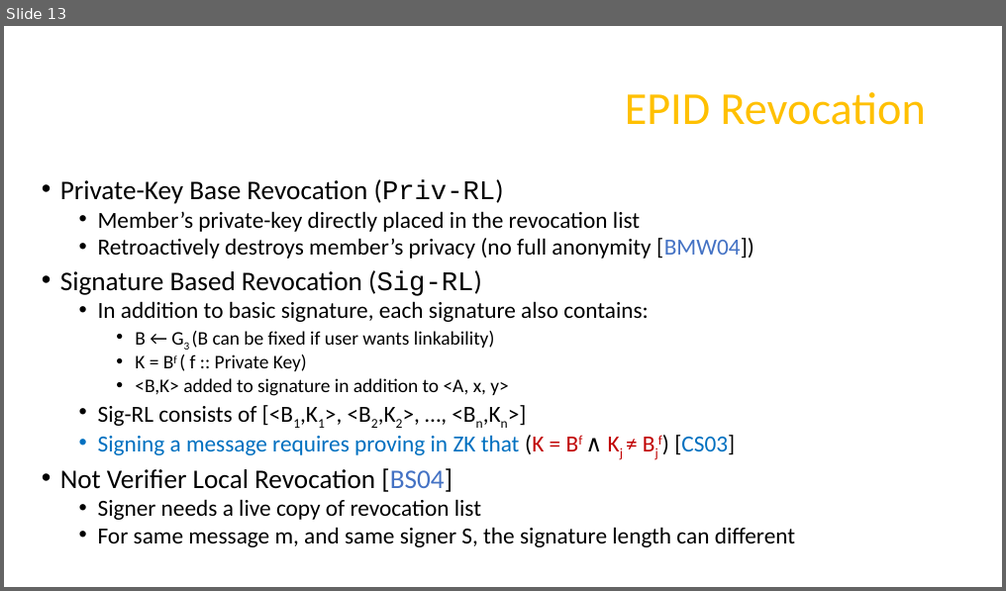
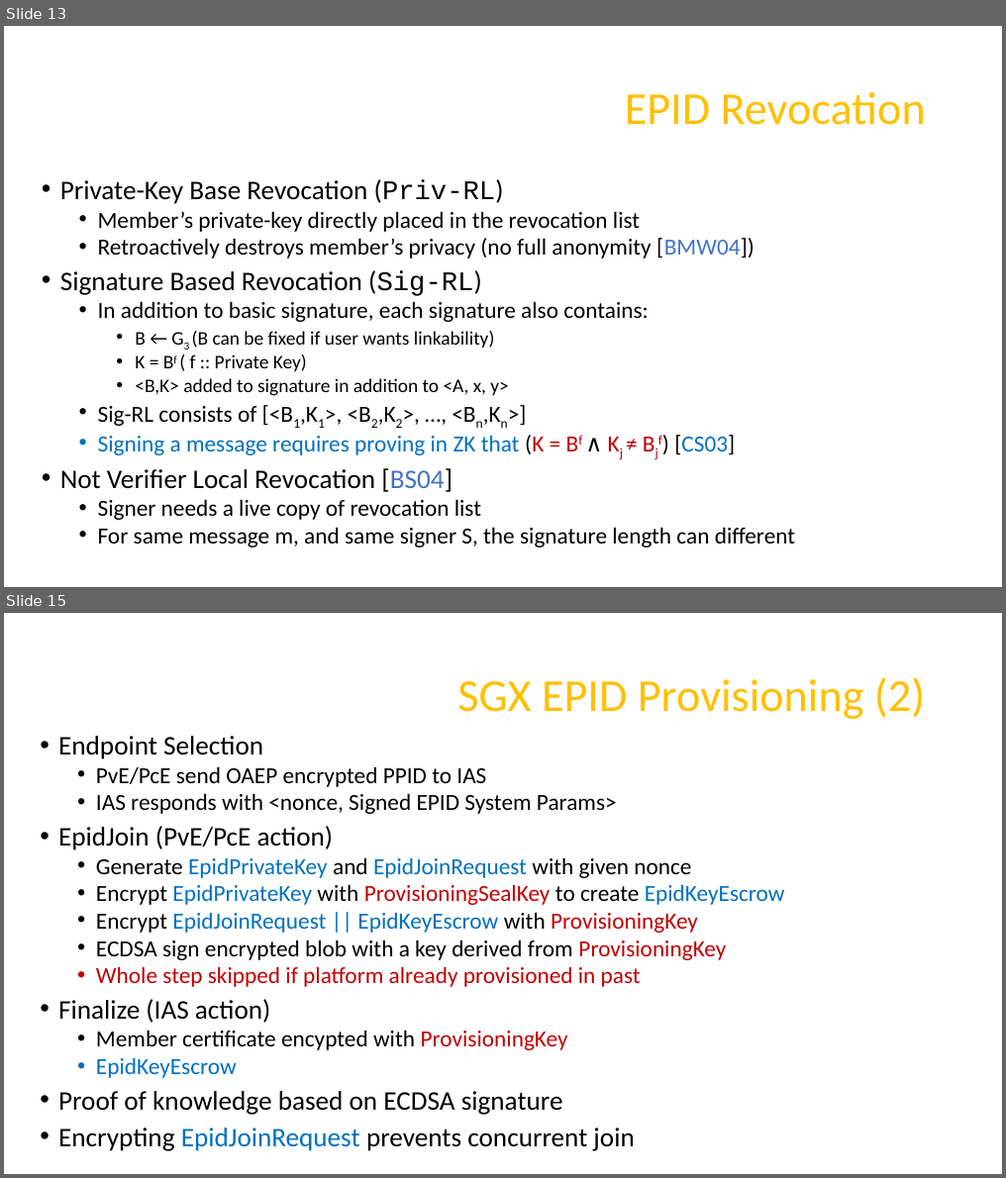
Before and after one commit to axelexic/sgx_remote_attestation_bh_17, a slide deck: presentation/us-17-Swami-SGX-Remote-Attestation-Is-Not-Sufficient.pptx. Shown one above the other, each under a label of ours: slide 13 before the commit, slides 13 and 15 after it; the slides between them are not shown. The pictures are 1006x591 and 1006x1178 pixels, drawn with LibreOffice and Linux fonts; fonts in the diff are those of the drawing; background and template pictures are left out. Boxes give left, top, right and bottom in pixels: in the first picture for what was removed or moved away, otherwise in the second. Text is boxed around its words. In the diff, an @@ line names an element or a change of style, - is before the commit and + after.

```diff
--- a/presentation/us-17-Swami-SGX-Remote-Attestation-Is-Not-Sufficient.pptx
+++ b/presentation/us-17-Swami-SGX-Remote-Attestation-Is-Not-Sufficient.pptx
@@ slide 15 added at [4,613,1002,1174], background picture (left out) @@
@@ title added at [457,677,925,719], 44 pt, text #FFC000 @@
+SGX EPID Provisioning (2)
@@ text added at [58,736,785,1152], 22.2 pt, text #000000 @@
+• Endpoint Selection
+  • PvE/PcE send OAEP encrypted PPID to IAS
+  • IAS responds with <nonce, Signed EPID System Params>
+• EpidJoin (PvE/PcE action)
+  • Generate EpidPrivateKey and EpidJoinRequest with given nonce
+  • Encrypt EpidPrivateKey with ProvisioningSealKey to create EpidKeyEscrow
+  • Encrypt EpidJoinRequest || EpidKeyEscrow with ProvisioningKey
+  • ECDSA sign encrypted blob with a key derived from ProvisioningKey
+  • Whole step skipped if platform already provisioned in past
+• Finalize (IAS action)
+  • Member certificate encypted with ProvisioningKey
+  • EpidKeyEscrow
+• Proof of knowledge based on ECDSA signature
+• Encrypting EpidJoinRequest prevents concurrent join
```
Also in this commit, not shown: 7 slides changed, 2 other slides added, 1 slide removed, 3 other files.
